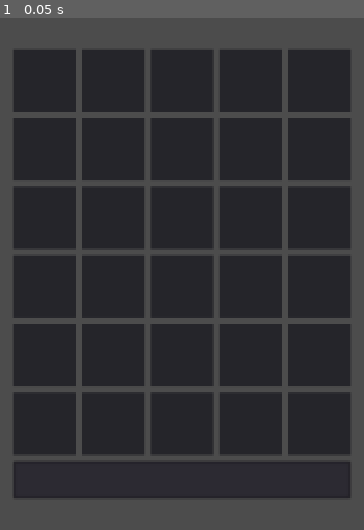
Above: before the commit, frame 1.
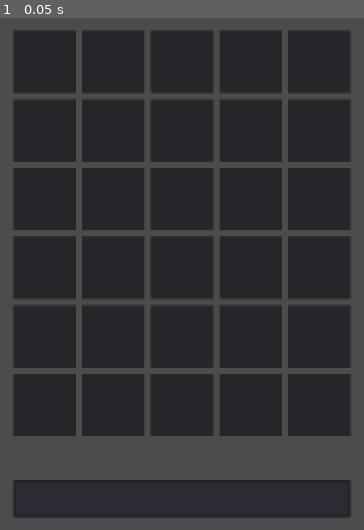
Above: after the commit, the same moment.

Repository: dlameter/GodotWordleClone
Game: Godot game, scene res://Main.tscn
The game is run twice, just before and just after one commit, with the same random seed, the same clock (stepped at 60 frames per second) and the same inputs.
Inputs:
- Up to frame 1 (0.05 s): no input

The runs differ from the first frame. In frame 1, 23% of the frame differs, in the area x 3-97%, y 2-98%.

Commit message:
feat(main): add button to try again with another word

Diff:
--- a/Main.gd
+++ b/Main.gd
@@ -63,5 +63,5 @@
 	if current_row >= guess_container.get_child_count():
 		game_state.lose()
 
-func restart():
+func reset():
 	get_tree().reload_current_scene()
--- a/Main.tscn
+++ b/Main.tscn
@@ -22,9 +22,9 @@
 
 [node name="VBoxContainer" type="VBoxContainer" parent="CenterContainer"]
 margin_left = 404.0
-margin_top = 156.0
+margin_top = 144.0
 margin_right = 620.0
-margin_bottom = 444.0
+margin_bottom = 456.0
 __meta__ = {
 "_edit_use_anchors_": false
 }
@@ -55,51 +55,92 @@
 margin_top = 220.0
 margin_bottom = 260.0
 
-[node name="UserInput" type="LineEdit" parent="CenterContainer/VBoxContainer"]
+[node name="Control" type="Control" parent="CenterContainer/VBoxContainer"]
 margin_top = 264.0
 margin_right = 216.0
-margin_bottom = 288.0
+margin_bottom = 284.0
+rect_min_size = Vector2( 0, 20 )
+
+[node name="UserInput" type="LineEdit" parent="CenterContainer/VBoxContainer"]
+margin_top = 288.0
+margin_right = 216.0
+margin_bottom = 312.0
 align = 1
 max_length = 5
 script = ExtResource( 1 )
 
-[node name="WinScreen" type="Control" parent="CenterContainer"]
-margin_left = 512.0
-margin_top = 300.0
-margin_right = 512.0
-margin_bottom = 300.0
+[node name="LoseScreen" type="ColorRect" parent="."]
+visible = false
+anchor_right = 1.0
+anchor_bottom = 1.0
+color = Color( 0, 0, 0, 0.588235 )
 script = ExtResource( 4 )
-show_state = 1
-
-[node name="WinScreen" type="Label" parent="CenterContainer/WinScreen"]
-margin_left = -89.0
-margin_top = -7.0
-margin_right = 88.0
-margin_bottom = 7.0
-text = "You guessed the right word!"
-
-[node name="LoseScreen" type="Control" parent="CenterContainer"]
-margin_left = 512.0
-margin_top = 300.0
-margin_right = 512.0
-margin_bottom = 300.0
-script = ExtResource( 4 )
+__meta__ = {
+"_edit_use_anchors_": false
+}
 show_state = 2
 
-[node name="LoseScreen" type="Label" parent="CenterContainer/LoseScreen"]
-margin_left = -92.0
-margin_top = -16.0
-margin_right = 92.0
-margin_bottom = 15.0
-text = "You failed to guess the word.
-  Better luck next time!"
-
-[node name="FadedBackground" type="ColorRect" parent="CenterContainer/LoseScreen"]
+[node name="CenterContainer" type="CenterContainer" parent="LoseScreen"]
 anchor_right = 1.0
 anchor_bottom = 1.0
 __meta__ = {
 "_edit_use_anchors_": false
 }
 
+[node name="VBoxContainer" type="VBoxContainer" parent="LoseScreen/CenterContainer"]
+margin_left = 420.0
+margin_top = 272.0
+margin_right = 604.0
+margin_bottom = 327.0
+
+[node name="LoseScreen" type="Label" parent="LoseScreen/CenterContainer/VBoxContainer"]
+margin_right = 184.0
+margin_bottom = 31.0
+text = "You failed to guess the word.
+  Better luck next time!"
+__meta__ = {
+"_edit_use_anchors_": false
+}
+
+[node name="Button" type="Button" parent="LoseScreen/CenterContainer/VBoxContainer"]
+margin_top = 35.0
+margin_right = 184.0
+margin_bottom = 55.0
+text = "Play with a new word"
+
+[node name="WinScreen" type="ColorRect" parent="."]
+visible = false
+anchor_right = 1.0
+anchor_bottom = 1.0
+color = Color( 0, 0, 0, 0.588235 )
+script = ExtResource( 4 )
+show_state = 1
+
+[node name="CenterContainer" type="CenterContainer" parent="WinScreen"]
+anchor_right = 1.0
+anchor_bottom = 1.0
+__meta__ = {
+"_edit_use_anchors_": false
+}
+
+[node name="VBoxContainer" type="VBoxContainer" parent="WinScreen/CenterContainer"]
+margin_left = 423.0
+margin_top = 281.0
+margin_right = 600.0
+margin_bottom = 319.0
+
+[node name="WinScreen" type="Label" parent="WinScreen/CenterContainer/VBoxContainer"]
+margin_right = 177.0
+margin_bottom = 14.0
+text = "You guessed the right word!"
+
+[node name="Button" type="Button" parent="WinScreen/CenterContainer/VBoxContainer"]
+margin_top = 18.0
+margin_right = 177.0
+margin_bottom = 38.0
+text = "Play with a new word"
+
 [connection signal="text_entered" from="CenterContainer/VBoxContainer/UserInput" to="CenterContainer/VBoxContainer/UserInput" method="_on_text_entered"]
 [connection signal="user_guessed" from="CenterContainer/VBoxContainer/UserInput" to="." method="_on_user_guessed"]
+[connection signal="pressed" from="LoseScreen/CenterContainer/VBoxContainer/Button" to="." method="reset"]
+[connection signal="pressed" from="WinScreen/CenterContainer/VBoxContainer/Button" to="." method="reset"]
--- a/UserInput.gd
+++ b/UserInput.gd
@@ -4,5 +4,5 @@
 
 func _on_text_entered(new_text: String):
 	if new_text != null and new_text.length() == 5:
-		emit_signal("user_guessed", new_text)
+		emit_signal("user_guessed", new_text.to_lower())
 		text = ''
